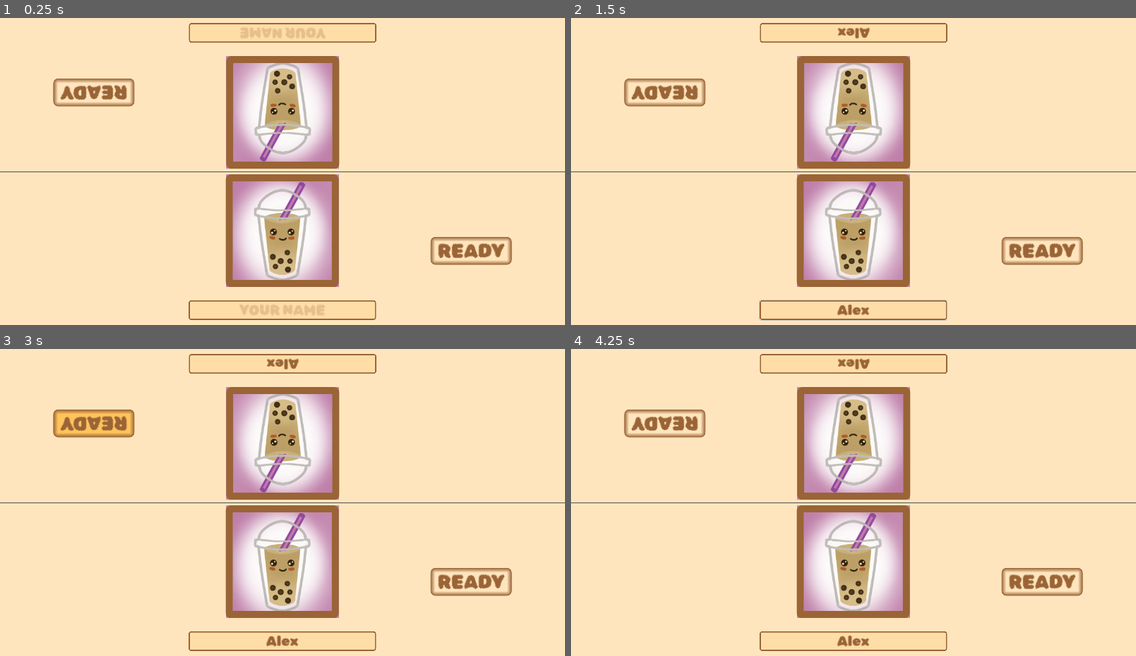
Above: before the commit, frames 1-4 (two rows, left to right).
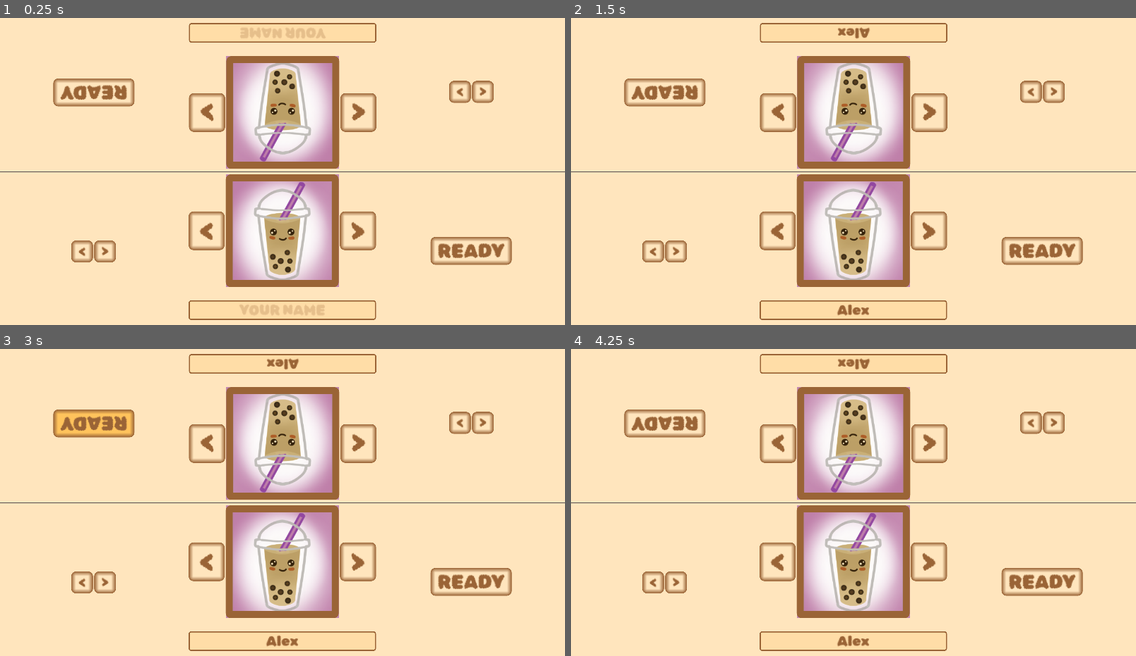
Above: after the commit, the same moments.

Repository: ElQDuck/guinea-piggies
Game: Godot game, scene res://scenes/profile_setup.tscn
Two runs of this game, one before a commit and one after it. Both use one fixed random seed, a clock stepped at 60 frames per second and the inputs below. This scene is started directly instead of the project's main scene.
Inputs (mouse positions are in pixels of both pictures, inside the frame that each line leads up to):
- Up to frame 1 (0.25 s): no input
- Up to frame 2 (1.5 s): click (853, 33) at 0.52 s; type "Alex" at 0.6 s; click (853, 309) at 0.75 s; type "Alex" at 0.83 s; click (1051, 91) at 1.25 s, where only the run after the commit has a clickable "<"
- Up to frame 3 (3 s): click (457, 422) at 2 s, where only the run after the commit has a clickable ">"; click "READY" at 2.75 s
- Up to frame 4 (4.25 s): click "READY" at 3.5 s

The runs differ from the first frame. In frame 1, 2.2% of the frame differs, in the area x 12-88%, y 20-80%; in frame 2, 2.4%, in the area x 12-88%, y 20-99%; in frame 3, 2.2%; in frame 4, 2.2%.

Commit message:
nice

Diff:
--- a/scenes/profile_setup_player.tscn
+++ b/scenes/profile_setup_player.tscn
@@ -53,13 +53,22 @@
 
 [node name="Selectors" type="VBoxContainer" parent="Panel/HBoxContainer"]
 layout_mode = 2
-size_flags_horizontal = 3
+size_flags_horizontal = 6
+size_flags_vertical = 4
 
 [node name="HBoxContainerAvatar" type="HBoxContainer" parent="Panel/HBoxContainer/Selectors"]
 layout_mode = 2
 
 [node name="HBoxContainerColor" type="HBoxContainer" parent="Panel/HBoxContainer/Selectors"]
 layout_mode = 2
+
+[node name="LeftButton" type="Button" parent="Panel/HBoxContainer/Selectors/HBoxContainerColor"]
+layout_mode = 2
+text = "<"
+
+[node name="RightButton" type="Button" parent="Panel/HBoxContainer/Selectors/HBoxContainerColor"]
+layout_mode = 2
+text = ">"
 
 [node name="Profile" type="Panel" parent="Panel/HBoxContainer"]
 layout_mode = 2
@@ -74,15 +83,27 @@
 grow_horizontal = 2
 grow_vertical = 2
 
-[node name="Panel" type="Panel" parent="Panel/HBoxContainer/Profile/VBoxContainer"]
+[node name="HBoxContainer" type="HBoxContainer" parent="Panel/HBoxContainer/Profile/VBoxContainer"]
+layout_mode = 2
+size_flags_vertical = 3
+size_flags_stretch_ratio = 3.0
+
+[node name="LeftButton" type="Button" parent="Panel/HBoxContainer/Profile/VBoxContainer/HBoxContainer"]
+layout_mode = 2
+size_flags_horizontal = 3
+size_flags_vertical = 4
+theme_override_font_sizes/font_size = 96
+text = "<"
+
+[node name="Panel" type="Panel" parent="Panel/HBoxContainer/Profile/VBoxContainer/HBoxContainer"]
 custom_minimum_size = Vector2(384, 384)
 layout_mode = 2
-size_flags_horizontal = 4
-size_flags_vertical = 6
+size_flags_horizontal = 6
+size_flags_vertical = 4
 size_flags_stretch_ratio = 3.0
 theme_override_styles/panel = SubResource("StyleBoxFlat_7befl")
 
-[node name="SelectedAvatar" type="TextureRect" parent="Panel/HBoxContainer/Profile/VBoxContainer/Panel"]
+[node name="SelectedAvatar" type="TextureRect" parent="Panel/HBoxContainer/Profile/VBoxContainer/HBoxContainer/Panel"]
 layout_mode = 1
 anchors_preset = 15
 anchor_right = 1.0
@@ -93,7 +114,7 @@
 texture = ExtResource("2_jm2jc")
 stretch_mode = 5
 
-[node name="AvatarBorder" type="Panel" parent="Panel/HBoxContainer/Profile/VBoxContainer/Panel"]
+[node name="AvatarBorder" type="Panel" parent="Panel/HBoxContainer/Profile/VBoxContainer/HBoxContainer/Panel"]
 layout_mode = 1
 anchors_preset = 15
 anchor_right = 1.0
@@ -101,6 +122,13 @@
 grow_horizontal = 2
 grow_vertical = 2
 theme_override_styles/panel = SubResource("StyleBoxFlat_a317j")
+
+[node name="RightButton" type="Button" parent="Panel/HBoxContainer/Profile/VBoxContainer/HBoxContainer"]
+layout_mode = 2
+size_flags_horizontal = 3
+size_flags_vertical = 4
+theme_override_font_sizes/font_size = 96
+text = ">"
 
 [node name="LineEdit" type="LineEdit" parent="Panel/HBoxContainer/Profile/VBoxContainer"]
 layout_mode = 2
